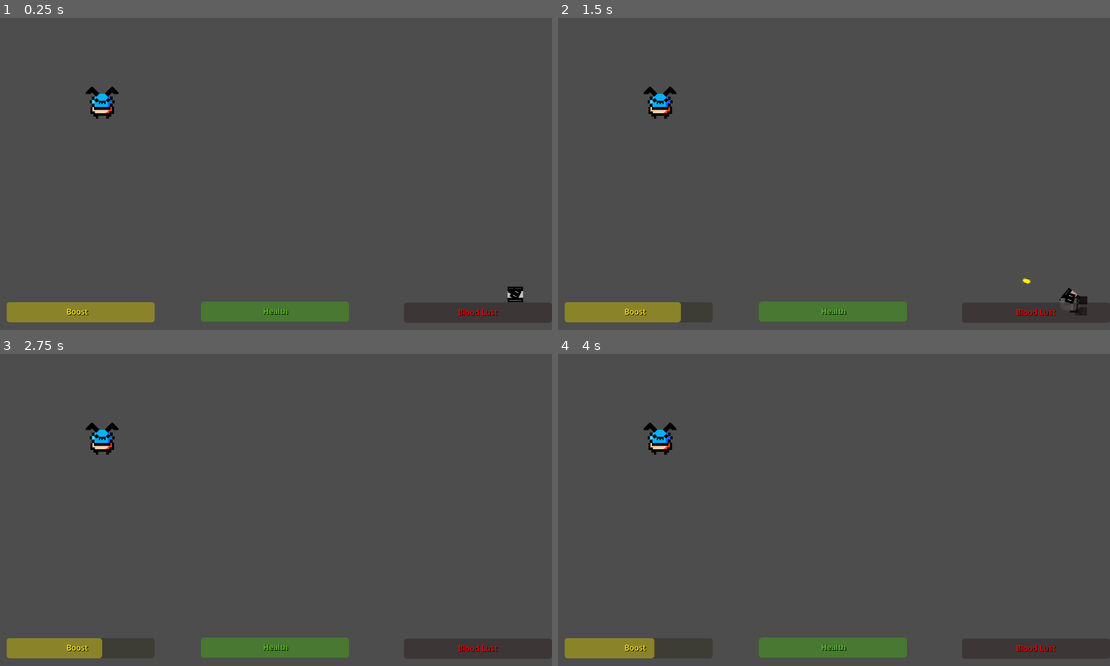
Above: before the commit, frames 1-4 (two rows, left to right).
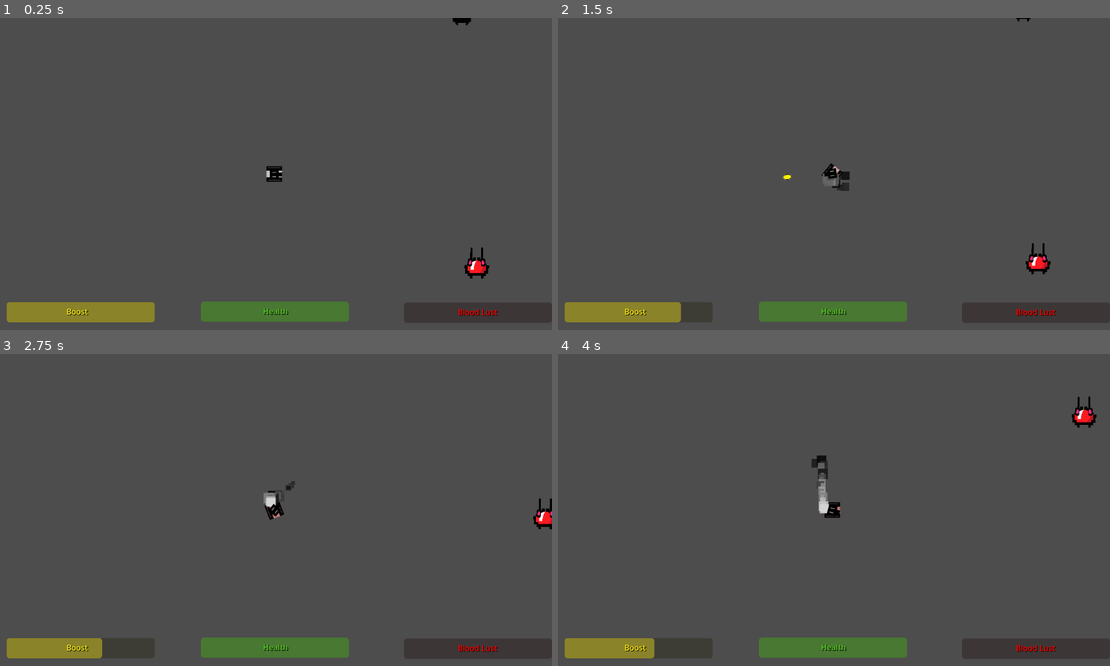
Above: after the commit, the same moments.

Repository: TheCrusty/Biotank-demake
Game: Godot game, scene res://levels/level2.tscn
Same seed, same stepped clock (60 frames per second), same inputs: the game is played once before the commit and once after it. This scene is started directly instead of the project's main scene.
Inputs (mouse positions are in pixels of both pictures, inside the frame that each line leads up to):
- Up to frame 1 (0.25 s): no input
- Up to frame 2 (1.5 s): tap Enter at 0.5 s; move the mouse to (955, 158) at 0.52 s; hold D (Rotate_Right) 0.53-1.28 s; hold Shift (Boost) 0.53-1.28 s; move the mouse to (723, 189) at 1.27 s; hold S (Reverse) from 1.28 s (still down); tap Space (Shoot) at 1.35 s
- Up to frame 3 (2.75 s): move the mouse to (331, 441) at 2.02 s; release S (Reverse) at 2.03 s; hold D (Rotate_Right) from 2.03 s (still down); hold Shift (Boost) from 2.03 s (still down)
- Up to frame 4 (4 s): move the mouse to (806, 572) at 2.77 s; release D (Rotate_Right) at 2.78 s; release Shift (Boost) at 2.78 s; hold W (Forward) 2.78-3.53 s; tap Space (Shoot) at 2.85 s; move the mouse to (999, 556) at 3.52 s; hold A (Rotate_Left) from 3.53 s (still down); hold Shift (Boost) from 3.53 s (still down)

The runs differ from the first frame. In frame 1, 0.9% of the frame differs, in the area x 15-95%, y 0-92%; in frame 2, 1.1%, in the area x 15-96%, y 0-96%; in frame 3, 0.8%; in frame 4, 1.0%.

Commit message:
replaced camera script for following player with RemoteTransform2D

Diff:
--- a/levels/level2.tscn
+++ b/levels/level2.tscn
@@ -1,7 +1,6 @@
-[gd_scene load_steps=5 format=3 uid="uid://b52hqifp18wec"]
+[gd_scene load_steps=4 format=3 uid="uid://b52hqifp18wec"]
 
 [ext_resource type="PackedScene" uid="uid://b8y1vgakc4pe8" path="res://player/player.tscn" id="1_ql884"]
-[ext_resource type="Script" path="res://levels/Camera2D.gd" id="2_d21vr"]
 [ext_resource type="PackedScene" uid="uid://dbjd3834l88vu" path="res://gui/ingame_ui.tscn" id="3_krt87"]
 [ext_resource type="PackedScene" uid="uid://ddiq7lliqxm0u" path="res://enemy/projectile_enemy.tscn" id="4_edw4j"]
 
@@ -10,8 +9,13 @@
 [node name="Player" parent="." instance=ExtResource("1_ql884")]
 position = Vector2(500, 250)
 
+[node name="CameraPosition" type="RemoteTransform2D" parent="Player"]
+remote_path = NodePath("../../Camera2D")
+update_rotation = false
+update_scale = false
+
 [node name="Camera2D" type="Camera2D" parent="."]
-script = ExtResource("2_d21vr")
+position = Vector2(500, 250)
 
 [node name="ingame_ui" parent="Camera2D" instance=ExtResource("3_krt87")]
 position = Vector2(-566, -331)
--- a/levels/level_3.tscn
+++ b/levels/level_3.tscn
@@ -1,7 +1,6 @@
-[gd_scene load_steps=6 format=3 uid="uid://bmlapqs54f5to"]
+[gd_scene load_steps=5 format=3 uid="uid://bmlapqs54f5to"]
 
 [ext_resource type="PackedScene" uid="uid://b8y1vgakc4pe8" path="res://player/player.tscn" id="1_3lml8"]
-[ext_resource type="Script" path="res://levels/Camera2D.gd" id="2_inhuo"]
 [ext_resource type="PackedScene" uid="uid://dbjd3834l88vu" path="res://gui/ingame_ui.tscn" id="3_lntyy"]
 [ext_resource type="PackedScene" uid="uid://ddiq7lliqxm0u" path="res://enemy/projectile_enemy.tscn" id="4_7y6b2"]
 [ext_resource type="PackedScene" uid="uid://dyyxfp7qicuri" path="res://enemy/enemy.tscn" id="5_l6cse"]
@@ -10,8 +9,12 @@
 
 [node name="Player" parent="." instance=ExtResource("1_3lml8")]
 
+[node name="CameraPosition" type="RemoteTransform2D" parent="Player"]
+remote_path = NodePath("../../Camera2D")
+update_rotation = false
+update_scale = false
+
 [node name="Camera2D" type="Camera2D" parent="."]
-script = ExtResource("2_inhuo")
 
 [node name="ingame_ui" parent="Camera2D" instance=ExtResource("3_lntyy")]
 position = Vector2(-566, -331)
--- a/levels/test_level.tscn
+++ b/levels/test_level.tscn
@@ -14,6 +14,7 @@
 [node name="CameraPosition" type="RemoteTransform2D" parent="Player"]
 remote_path = NodePath("../../Camera2D")
 update_rotation = false
+update_scale = false
 
 [node name="Enemy" parent="." instance=ExtResource("2_0r224")]
 position = Vector2(2390, 615)
